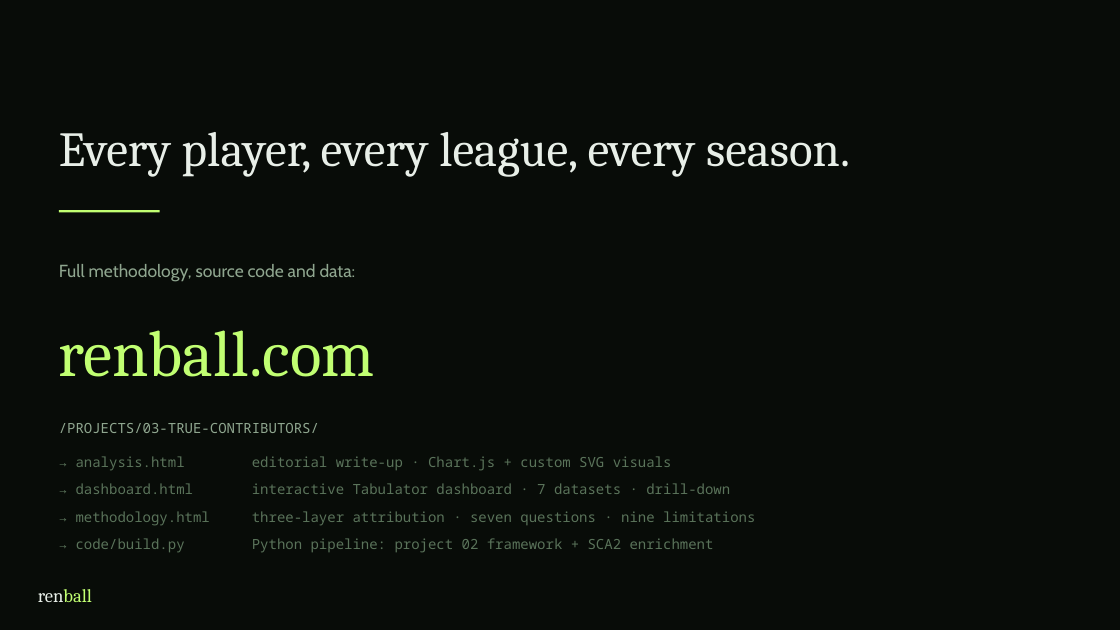
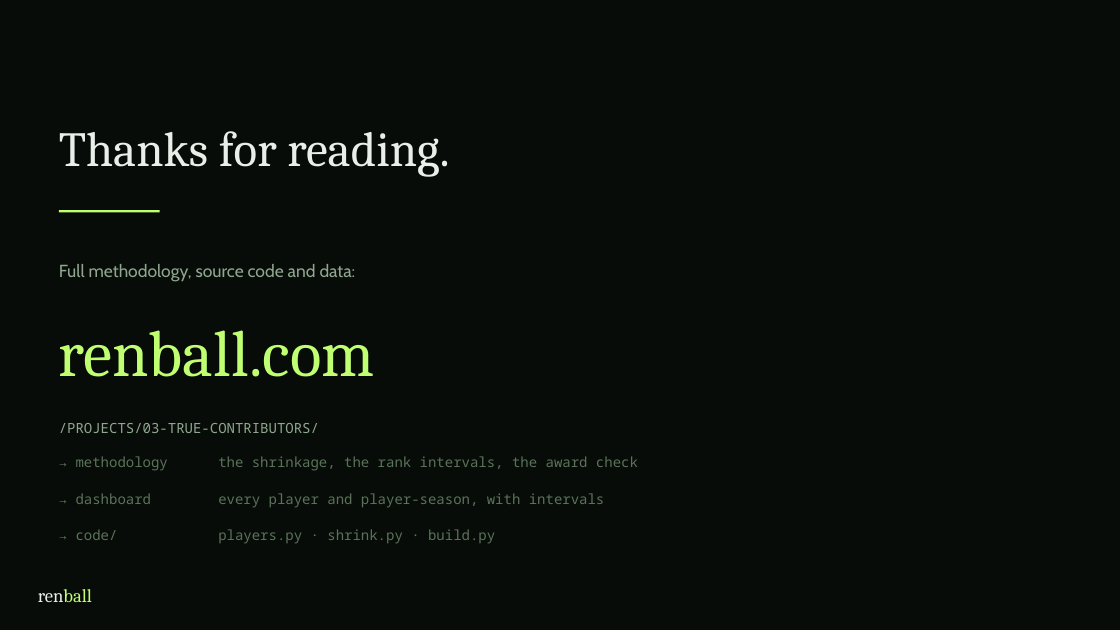
Before and after one commit to koeymenc/renball, a slide deck: slide 19 of projects/03-true-contributors/slides.pptx (slide 15 before the commit). Drawn at 1120x630 pixels with LibreOffice and Linux fonts; fonts in the diff are those of the drawing. Boxes give left, top, right and bottom in pixels: in the first picture for what was removed or moved away, otherwise in the second. Text is boxed around its words. In the diff, an @@ line names an element or a change of style, - is before the commit and + after.

```diff
--- a/projects/03-true-contributors/slides.pptx
+++ b/projects/03-true-contributors/slides.pptx
@@ text at [59, 131, 449, 177]: text changed @@
-Every player, every league, every season.
+Thanks for reading.
@@ text at [76, 456, 638, 471]: text changed @@
-→ analysis.html editorial write-up · Chart.js + custom SVG visuals
+→ methodology the shrinkage, the rank intervals, the award check
@@ text at [76, 493, 605, 508]: text changed @@
-→ dashboard.html interactive Tabulator dashboard · 7 datasets · drill-down
+→ dashboard every player and player-season, with intervals
@@ text at [76, 529, 495, 544]: text changed @@
-→ methodology.html three-layer attribution · seven questions · nine limitations
+→ code/ players.py · shrink.py · build.py
@@ text removed at [76, 538, 714, 553] @@
-→ code/build.py Python pipeline: project 02 framework + SCA2 enrichment
```
Also in this commit, not shown: 1 other slide changed, 17 slides added, 13 slides removed, 38 other files.
